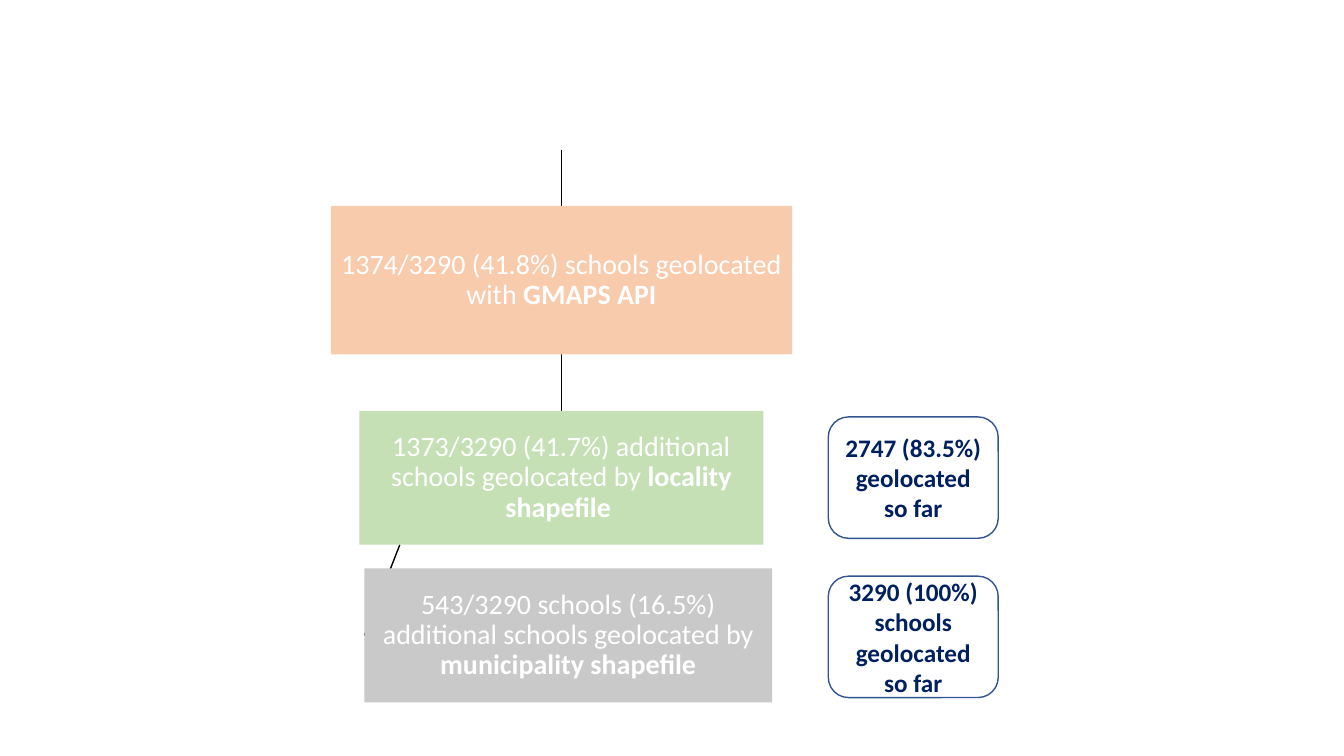
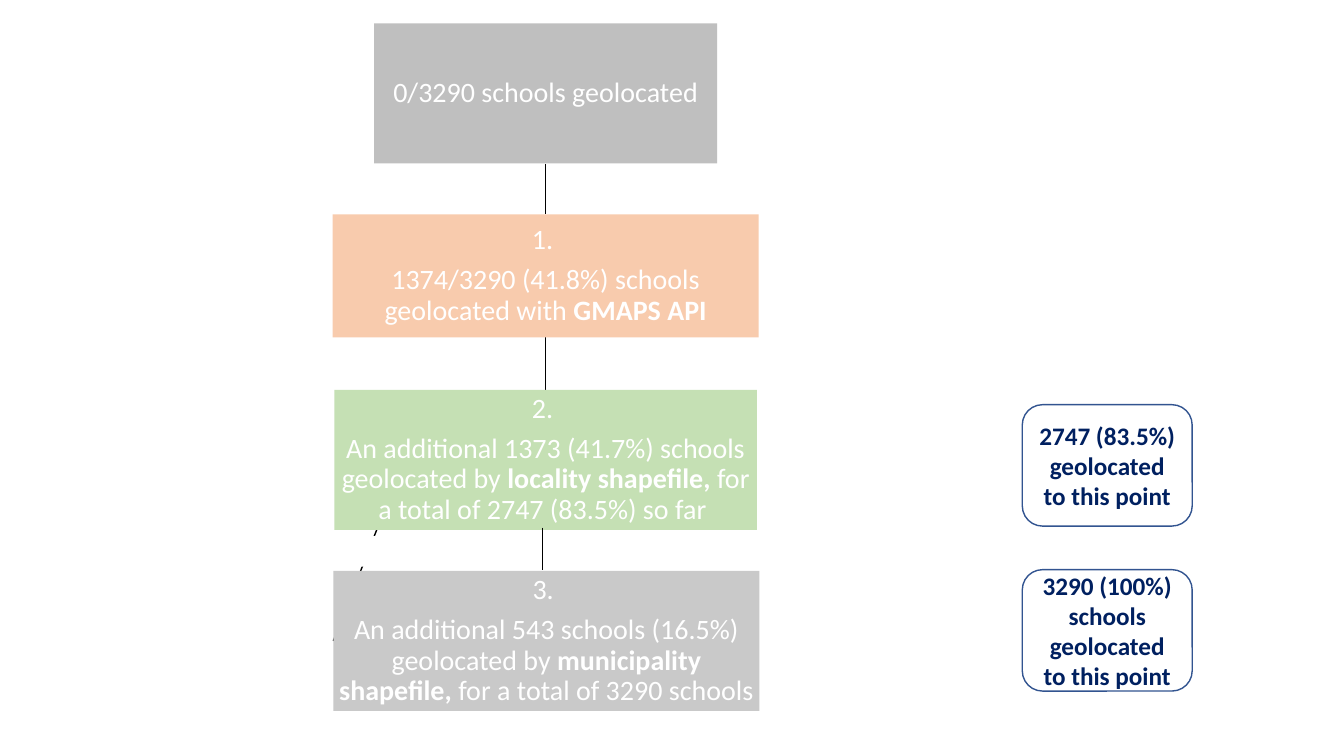
Before and after one commit to silviodaniel/U-of-Florida-Yucatan-Project, a slide deck: slide 2 of Pictures/flowchart_Fig.pptx. Drawn at 1344x756 pixels with LibreOffice and Linux fonts; fonts in the diff are those of the drawing. Boxes give left, top, right and bottom in pixels: in the first picture for what was removed or moved away, otherwise in the second. Text is boxed around its words. In the diff, an @@ line names an element or a change of style, - is before the commit and + after.

Commit message:
flowchart udpdate

```diff
--- a/Pictures/flowchart_Fig.pptx
+++ b/Pictures/flowchart_Fig.pptx
@@ rectangle added at (374, 23, 717, 163), fill #BFBFBF @@
@@ text added at (393, 83, 698, 107), 20 pt, text #FFFFFF @@
+0/3290 schools geolocated
@@ freeform shape: place and size @@
-freeform shape at (557, 149, 567, 206)
+freeform shape at (540, 163, 551, 215)
@@ text "1.": place and size @@
-text "1." at (341, 254, 782, 304)
+text "1." at (385, 231, 706, 325)
@@ rectangle: place and size @@
-rectangle at (331, 206, 792, 354)
+rectangle at (333, 215, 759, 338)
@@ text at (532, 231, 553, 249): paragraph added @@
+1.
@@ freeform shape: place and size @@
-freeform shape at (557, 355, 567, 411)
+freeform shape at (540, 338, 551, 390)
@@ rectangle: place and size @@
-rectangle at (360, 411, 764, 545)
+rectangle at (335, 390, 757, 530)
@@ text at (342, 400, 749, 523): text changed @@
-1373/3290 (41.7%) additional schools geolocated by locality shapefile
+2.
+An additional 1373 (41.7%) schools geolocated by locality shapefile, for a total of 2747 (83.5%) so far
@@ rounded rectangle "2747 (83.5%) geolocated to this ...": place and size @@
-rounded rectangle "2747 (83.5%) geolocated to this ..." at (829, 417, 999, 538)
+rounded rectangle "2747 (83.5%) geolocated to this ..." at (1022, 405, 1193, 526)
@@ text in rounded rectangle at (1039, 426, 1175, 509): text changed @@
-2747 (83.5%) geolocated so far
+2747 (83.5%) geolocated to this point
@@ freeform shape: place and size @@
-freeform shape at (365, 544, 400, 635)
+freeform shape at (334, 530, 377, 641)
@@ rectangle added at (353, 536, 394, 567), fill #FFFFFF @@
@@ line added from (542, 528) to (542, 570), #000000 0.5 pt @@
@@ rectangle: place and size @@
-rectangle at (365, 569, 772, 703)
+rectangle at (334, 571, 760, 711)
@@ text at (339, 581, 754, 704): text changed @@
-543/3290 schools (16.5%) additional schools geolocated by municipality shapefile
+3.
+An additional 543 schools (16.5%) geolocated by municipality shapefile, for a total of 3290 schools
@@ rounded rectangle "3290 (100%) schools geolocated to ...": place and size @@
-rounded rectangle "3290 (100%) schools geolocated to ..." at (829, 577, 999, 698)
+rounded rectangle "3290 (100%) schools geolocated to ..." at (1022, 570, 1193, 691)
@@ text in rounded rectangle at (1043, 576, 1171, 692): text changed @@
-3290 (100%) schools geolocated so far
+3290 (100%) schools geolocated to this point
```
